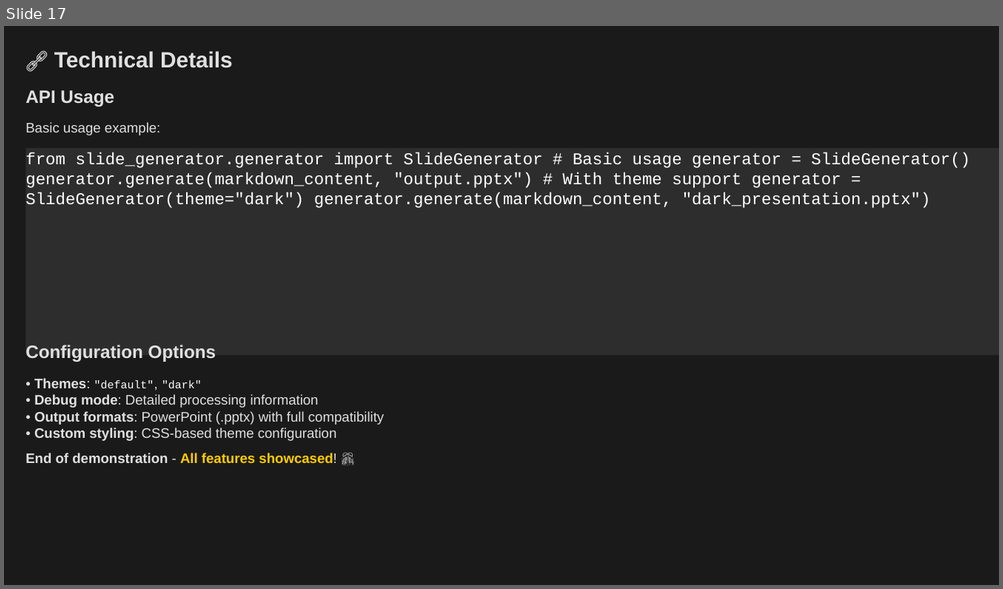
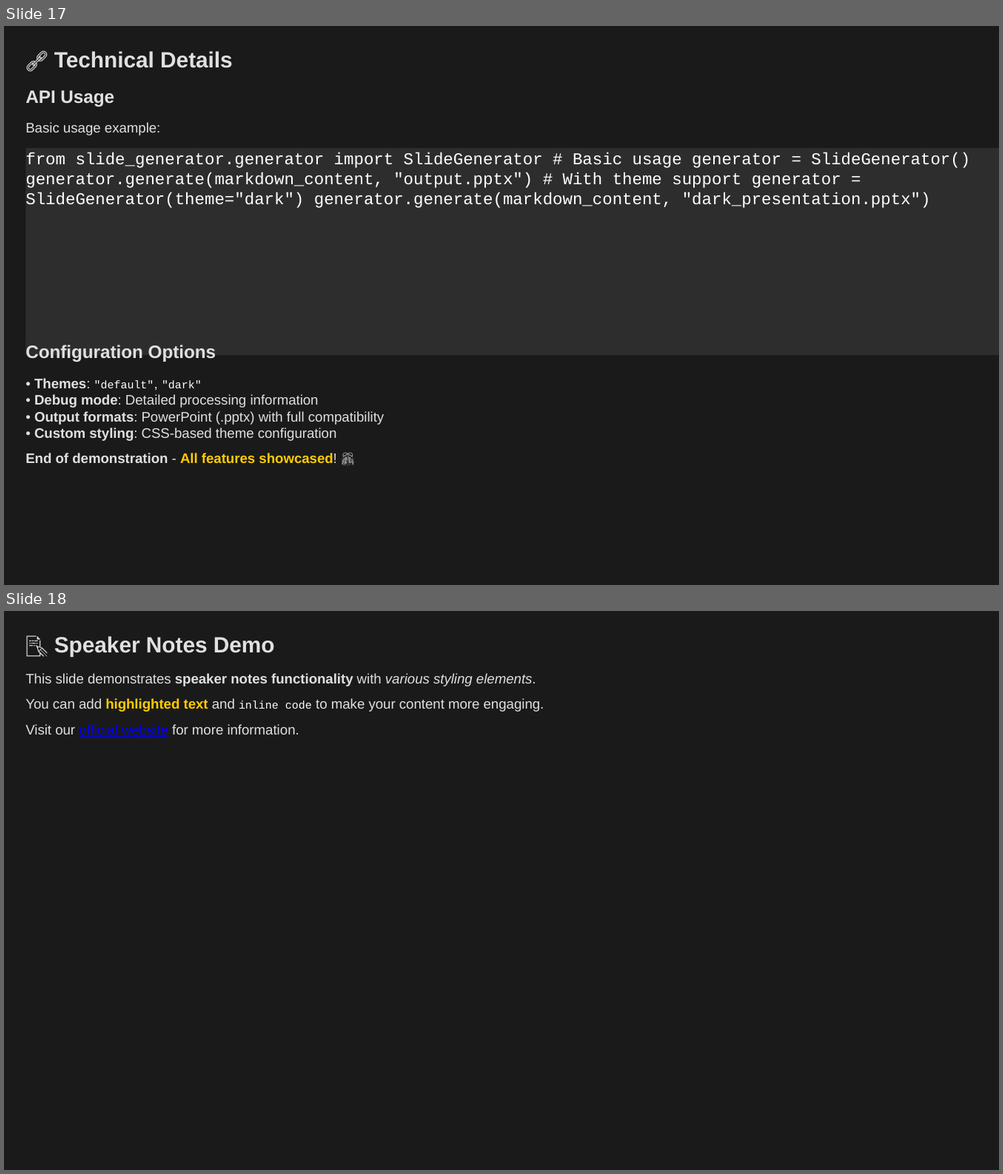
Before and after one commit to louisazhou/slidegenerator, a slide deck: output/comprehensive_demo_dark.pptx. Shown one above the other, each under a label of ours: slide 17 before the commit, slides 17 and 18 after it. The pictures are 1003x589 and 1003x1174 pixels, drawn with LibreOffice and Linux fonts; fonts in the diff are those of the drawing. Boxes give left, top, right and bottom in pixels: in the first picture for what was removed or moved away, otherwise in the second. Text is boxed around its words. In the diff, an @@ line names an element or a change of style, - is before the commit and + after.

```diff
--- a/output/comprehensive_demo_dark.pptx
+++ b/output/comprehensive_demo_dark.pptx
@@ slide 18 added at [4, 611, 999, 1170], background #1A1A1A @@
@@ text added at [54, 636, 275, 656], 16 pt, text #E0E0E0, bold @@
+📝 Speaker Notes Demo
@@ text added at [25, 673, 536, 686], 10 pt, text #E0E0E0 @@
+This slide demonstrates speaker notes functionality with various styling elements.
@@ text added at [25, 698, 544, 712], 10 pt, text #E0E0E0 @@
+You can add highlighted text and inline code to make your content more engaging.
@@ text added at [25, 724, 299, 737], 10 pt, text #E0E0E0 @@
+Visit our official website for more information.
```
Also in this commit, not shown: 1 slide changed, 1 other slide added, 15 other files.
